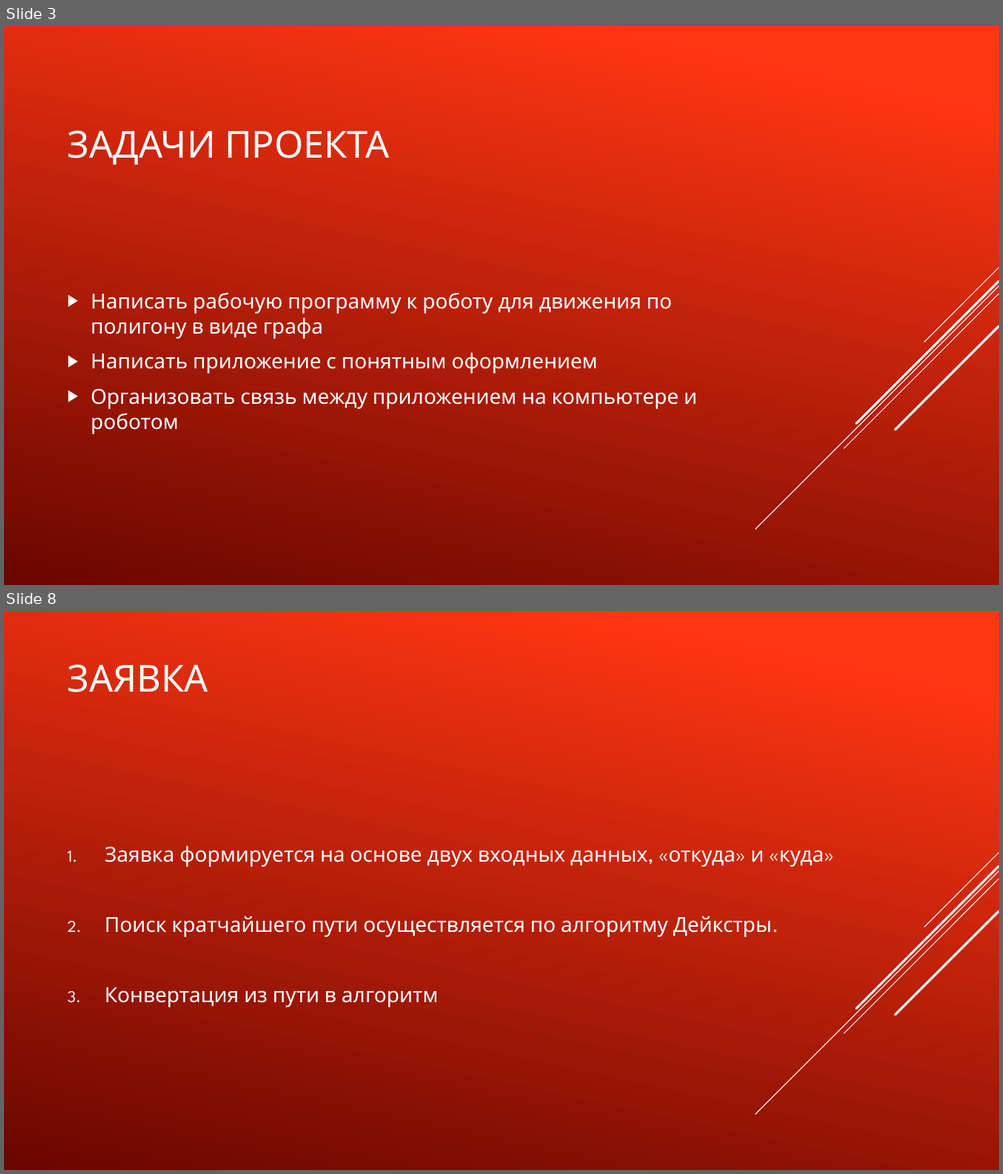
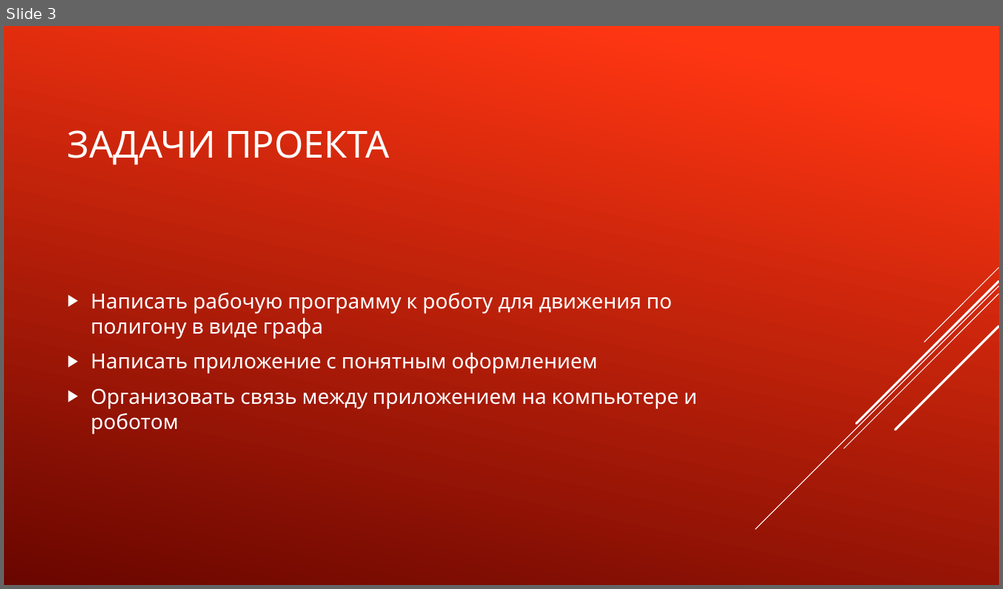
Before and after one commit to TransoChel/ProjectRobotLogistic, a slide deck: Проект «Робот-логист».pptx. Shown one above the other, each under a label of ours: slides 3 and 8 before the commit, slide 3 after it; the slides between them are not shown. The pictures are 1003x1174 and 1003x589 pixels, drawn with LibreOffice and Linux fonts; fonts in the diff are those of the drawing. Boxes give left, top, right and bottom in pixels: in the first picture for what was removed or moved away, otherwise in the second. Text is boxed around its words. In the diff, an @@ line names an element or a change of style, - is before the commit and + after.

```diff
--- a/Проект «Робот-логист».pptx
+++ b/Проект «Робот-логист».pptx
@@ slide 8 removed at [4,611,999,1170], background gradient #FF3712 to #6A0600; not listed: 5 template elements that a slide beside it also shows @@
@@ title removed at [68,664,208,692] @@
-ЗАЯВКА
@@ text removed at [105,846,824,1008] @@
-1. Заявка формируется на основе двух входных данных, «откуда» и «куда»
-2. Поиск кратчайшего пути осуществляется по алгоритму Дейкстры.
-3. Конвертация из пути в алгоритм
```
Also in this commit, not shown: 4 slides changed, 1 slide added, 4 other slides removed, 3 other files.
